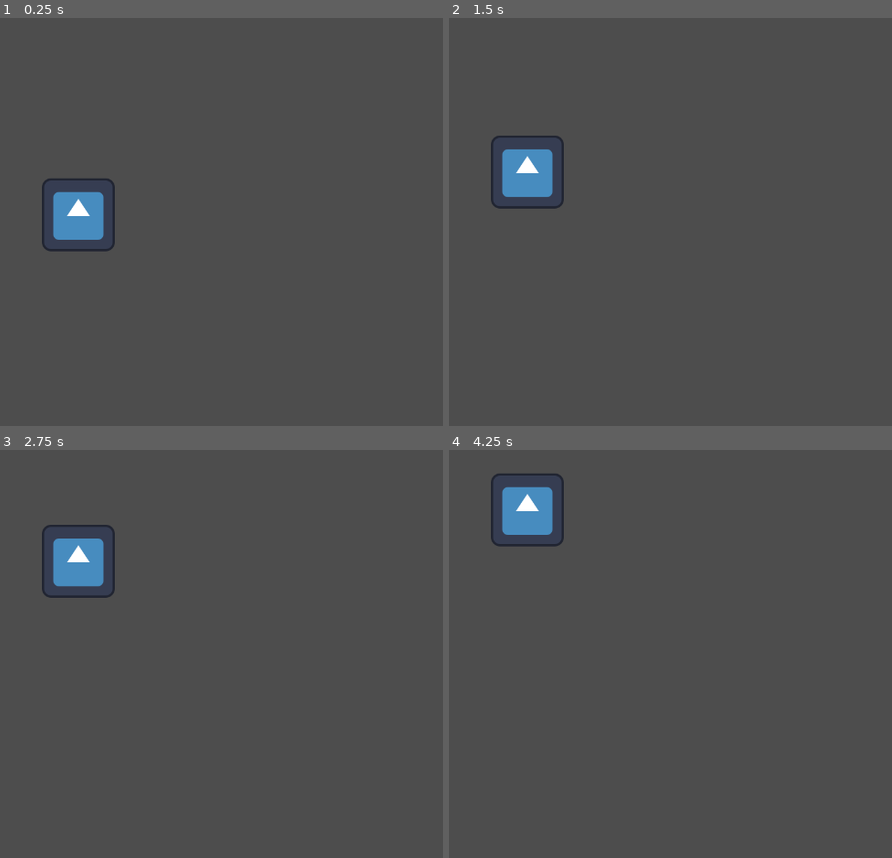
Above: before the commit, frames 1-4 (two rows, left to right).
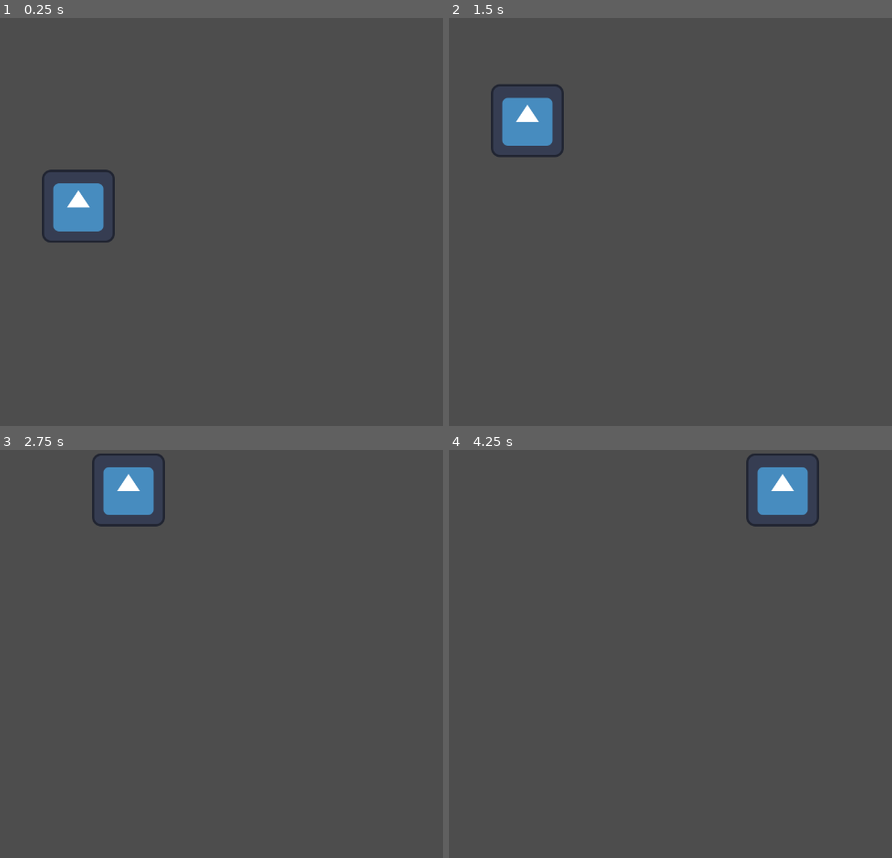
Above: after the commit, the same moments.

Repository: najmam/cours-arthur
Game: Godot game, scene res://root.tscn
Same seed, same stepped clock (60 frames per second), same inputs: the game is played once before the commit and once after it. The engine's default icon, where the game draws it, is replaced by a stand-in: a white triangle on a blue panel in a dark square.
Inputs:
- Up to frame 1 (0.25 s): no input
- Up to frame 2 (1.5 s): no input
- Up to frame 3 (2.75 s): no input
- Up to frame 4 (4.25 s): no input

The runs differ from the first frame. In frame 1, 1.1% of the frame differs, in the area x 9-26%, y 37-58%; in frame 2, 3.2%; in frame 3, 3.5%, in the area x 9-38%, y 0-37%; in frame 4, 3.5%.

Commit message:
exo 2
DONE !

Diff:
--- a/root.gd
+++ b/root.gd
@@ -1,5 +1,7 @@
 extends Node2D
 
+var axisx = true
+var axisy = false
 var islooped = true
 var width = ProjectSettings.get_setting("display/window/size/viewport_width")
 var height = ProjectSettings.get_setting("display/window/size/viewport_height")
@@ -7,32 +9,43 @@
 
 func _ready():
 
-
 	$player.position.x = width/2
 	$player.position.y = height/2
-
-
-
 
 # Called every frame. 'delta' is the elapsed time since the previous frame.
 func _process(_delta):
 
 	if islooped == true:
 		if  $player.position.y >= height/10:
-			$player.position.y = $player.position.y -1
+			$player.position.y = $player.position.y -2
 		if  $player.position.y <= height/10 && $player.position.x <= width/18*17:
-			$player.position.x = $player.position.x +2
-			#At the end of first path, ignore what's up there ^
+			$player.position.x = $player.position.x +4
+	#At the end of first path, ignore what's up there ^
 		if  $player.position.x >= width/18*17:
 			islooped = false
-			print("isokay")
-#
+			print("islooped is now false")
+
 	if islooped == false:
-		if  $player.position.x <= width/18*17:
-			$player.position.x = $player.position.x +1
-		if  $player.position.x >= width/18:
-			$player.position.x = $player.position.x -1
-		if  $player.position.y >= height/10:
-			$player.position.y = $player.position.y -1
-		if  $player.position.y <= height/10*9:
-			$player.position.y = $player.position.y +1
+		# Close to the edge
+		if  $player.position.x >= width/18*17:
+			axisx = false
+			print("go left")
+		if  $player.position.x <= width/18:
+			axisx = true
+			print("go right")
+		if  $player.position.y >= height/10*9:
+			axisy = false
+			print("go up")
+		if  $player.position.y <= height/10:
+			axisy = true
+			print("go down")
+
+
+		if  axisx == true:
+			$player.position.x = $player.position.x +2
+		if  axisx == false:
+			$player.position.x = $player.position.x -2
+		if  axisy == true:
+			$player.position.y = $player.position.y +2
+		if  axisy == false:
+			$player.position.y = $player.position.y -2
